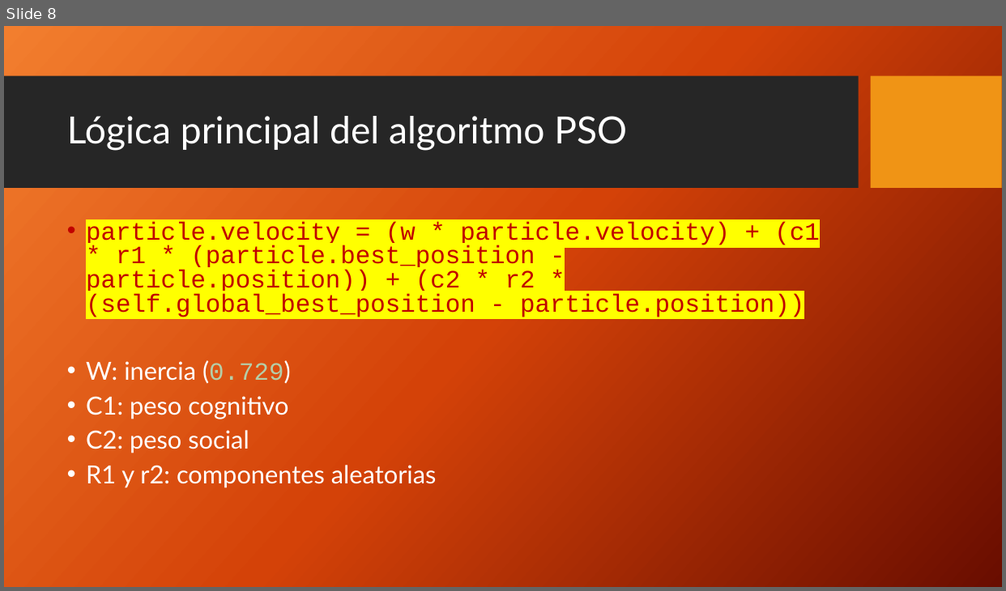
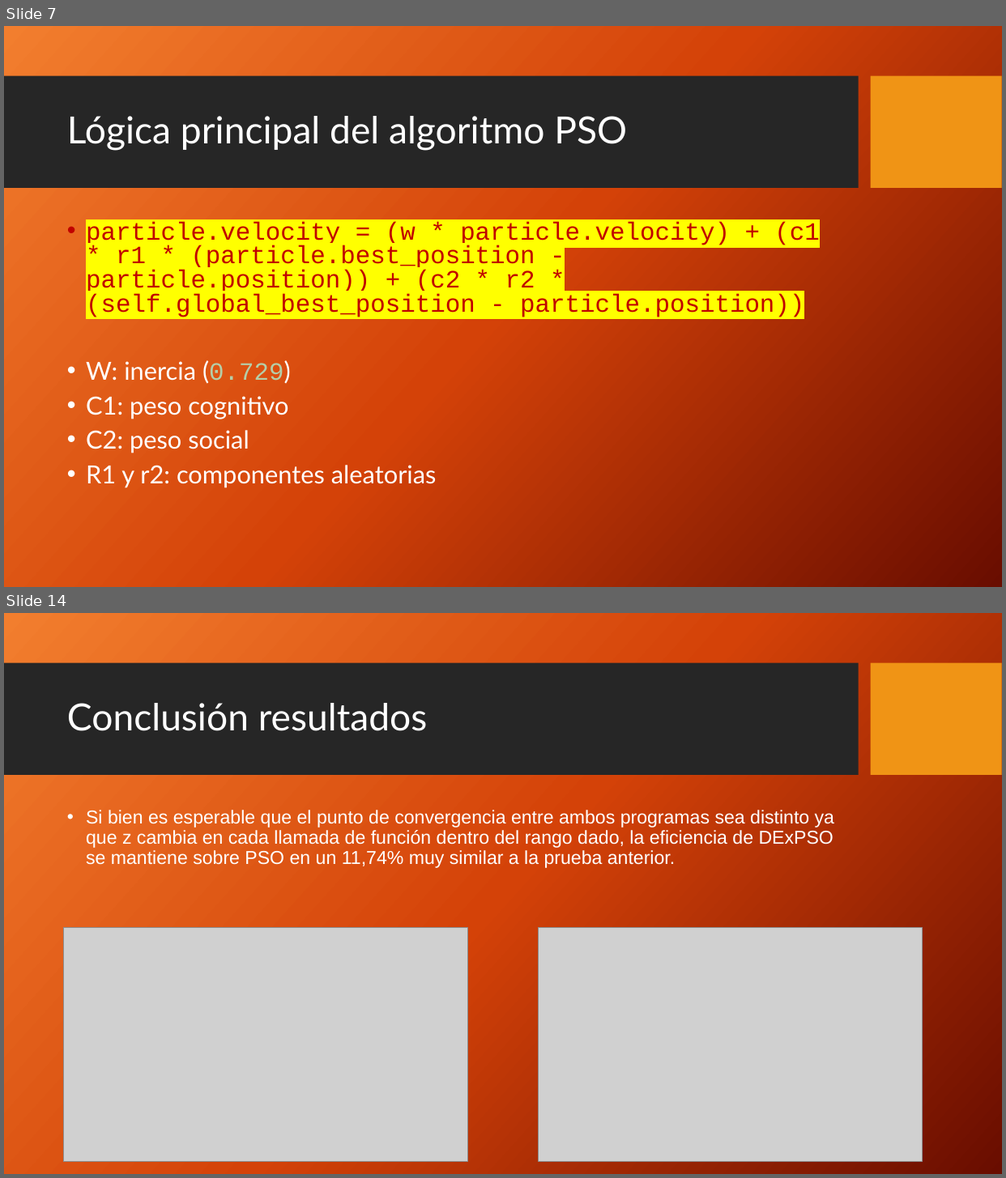
Before and after one commit to fermontenegro/PSO, a slide deck: Presentacion final.pptx. Shown one above the other, each under a label of ours: slide 8 before the commit, slides 7 and 14 after it; the slides between them are not shown. The pictures are 1006x591 and 1006x1178 pixels, drawn with LibreOffice and Linux fonts; fonts in the diff are those of the drawing; grey boxes stand for pictures; background and template pictures are left out. Boxes give left, top, right and bottom in pixels: in the first picture for what was removed or moved away, otherwise in the second. Text is boxed around its words. In the diff, an @@ line names an element or a change of style, - is before the commit and + after.

```diff
--- a/Presentacion final.pptx
+++ b/Presentacion final.pptx
@@ slide 14 added at (x1=4, y1=613, x2=1002, y2=1174), background picture (left out); not listed: 2 template elements that a slide beside it also shows @@
@@ title added at (x1=67, y1=703, x2=427, y2=731), 36 pt, text #FFFFFF @@
+Conclusión resultados
@@ text added at (x1=86, y1=810, x2=834, y2=868), 18 pt, text #FFFFFF @@
+• Si bien es esperable que el punto de convergencia entre ambos programas sea distinto ya que z cambia en cada llamada de función dentro del rango dado, la eficiencia de DExPSO se mantiene sobre PSO en un 11,74% muy similar a la prueba anterior.
@@ picture added at (x1=63, y1=928, x2=467, y2=1162) @@
@@ picture added at (x1=539, y1=928, x2=923, y2=1162) @@
@@ what was slide 8 is now slide 7 @@
```
Also in this commit, not shown: 6 slides changed, 5 other slides added, 2 slides removed, 6 other files.
